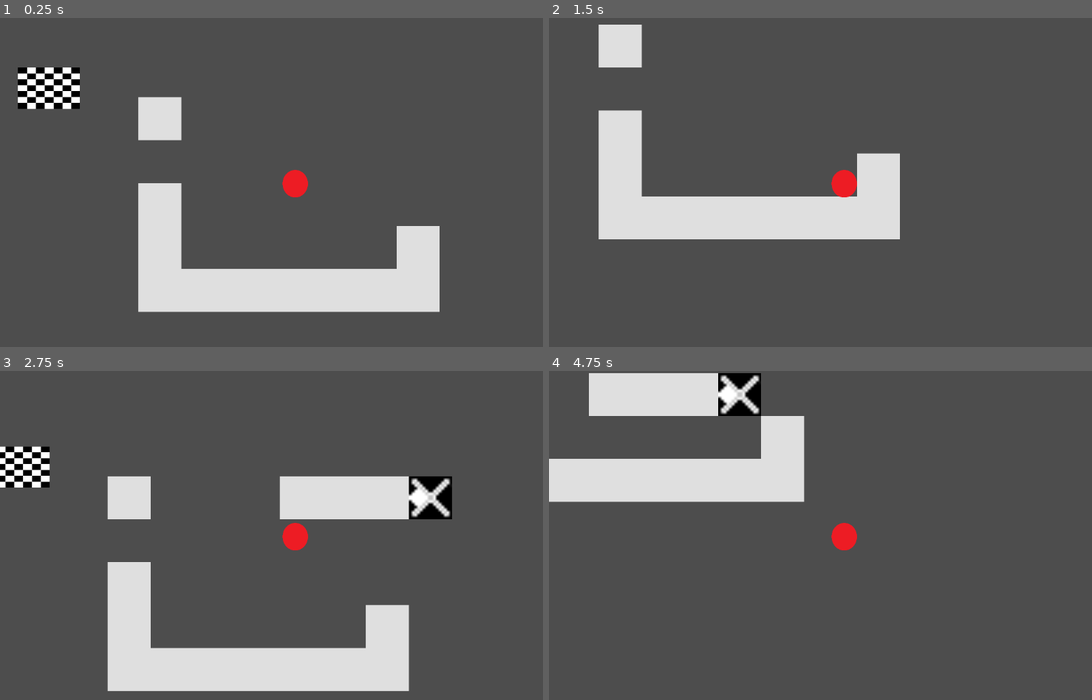
Above: before the commit, frames 1-4 (two rows, left to right).
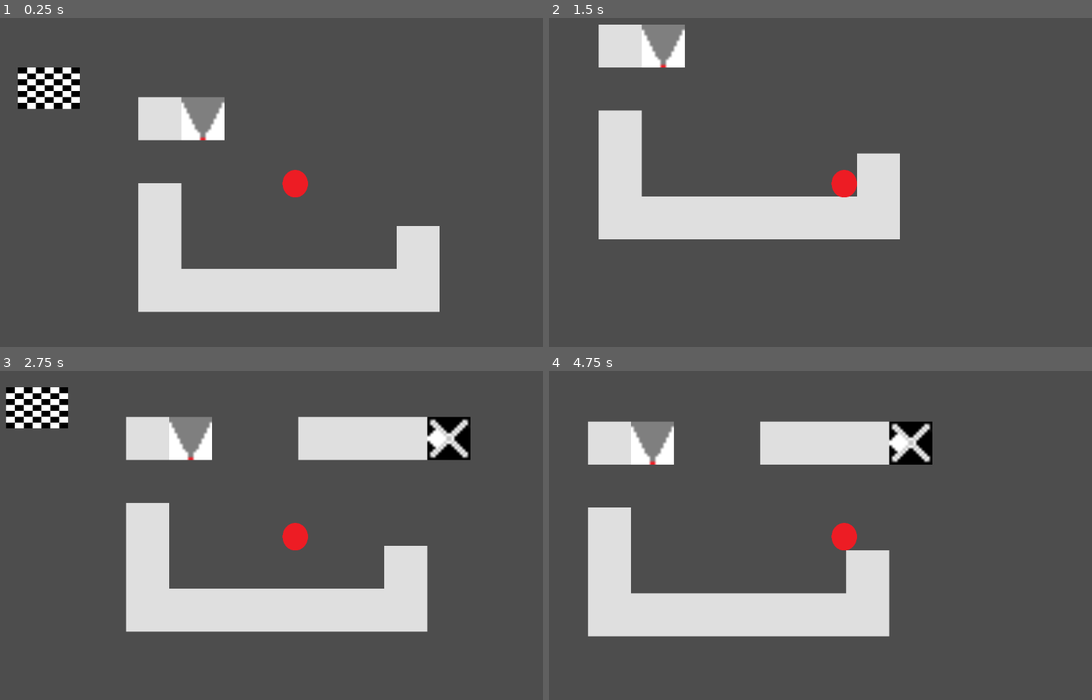
Above: after the commit, the same moments.

Repository: SomeFamousPerson/major-project
Game: Godot game, scene res://main.tscn
The game is run twice, just before and just after one commit, with the same random seed, the same clock (stepped at 60 frames per second) and the same inputs.
Inputs (mouse positions are in pixels of both pictures, inside the frame that each line leads up to):
- Up to frame 1 (0.25 s): no input
- Up to frame 2 (1.5 s): move the mouse to (972, 166) at 0.52 s; hold D (right) from 0.53 s (still down); click (972, 166) at 0.6 s; tap Space (jump) at 0.77 s; move the mouse to (880, 133) at 1.27 s; click (880, 133) at 1.35 s
- Up to frame 3 (2.75 s): tap Space (jump) at 1.52 s; move the mouse to (352, 463) at 2.02 s; release D (right) at 2.03 s; hold A (left) from 2.03 s (still down); click (352, 463) at 2.1 s
- Up to frame 4 (4.75 s): move the mouse to (815, 601) at 2.77 s; release A (left) at 2.78 s; hold D (right) 2.78-4.28 s; click (815, 601) at 2.85 s; tap Space (jump) at 3.02, 3.77, 4.52 s; move the mouse to (706, 571) at 3.52 s; click (706, 571) at 3.6 s; tap Escape (pause, bound only after the commit) at 4.15 s; move the mouse to (668, 486) at 4.27 s; hold A (left) from 4.28 s (still down); click (668, 486) at 4.35 s

The runs differ from the first frame. In frame 1, 1.1% of the frame differs, in the area x 33-42%, y 23-38%; in frame 2, 1.0%; in frame 3, 31%, in the area x 0-87%, y 4-98%; in frame 4, 26%.

Commit message:
i dont even know at this point

Diff:
--- /dev/null
+++ b/laser.tscn
@@ -0,0 +1,15 @@
+[gd_scene load_steps=3 format=3 uid="uid://dtahep54ny7h5"]
+
+[ext_resource type="Texture2D" uid="uid://cyg65hrx3vvew" path="res://assets/laser.png" id="1_w2wes"]
+
+[sub_resource type="RectangleShape2D" id="RectangleShape2D_k1moy"]
+size = Vector2(2, 16)
+
+[node name="laser" type="StaticBody2D"]
+
+[node name="Sprite2D" type="Sprite2D" parent="."]
+texture = ExtResource("1_w2wes")
+
+[node name="CollisionShape2D" type="CollisionShape2D" parent="."]
+scale = Vector2(1.3, 1)
+shape = SubResource("RectangleShape2D_k1moy")
--- /dev/null
+++ b/laser_shooter.gd
@@ -0,0 +1,9 @@
+extends StaticBody2D
+var world
+
+#func _ready():
+	#if Global.level == 0:
+		#world =  #"res://levels/level_1.tscn"
+#
+#func _physics_process(delta):
+	#$
--- /dev/null
+++ b/laser_shooter.tscn
@@ -0,0 +1,18 @@
+[gd_scene load_steps=4 format=3 uid="uid://bs04mm0fa6edf"]
+
+[ext_resource type="Script" path="res://laser_shooter.gd" id="1_gl4fh"]
+[ext_resource type="Texture2D" uid="uid://b42d1heepb57x" path="res://assets/laser_shooter.png" id="2_b6n7l"]
+
+[sub_resource type="RectangleShape2D" id="RectangleShape2D_t3jml"]
+size = Vector2(16, 16)
+
+[node name="laser_shooter" type="StaticBody2D"]
+scale = Vector2(5.25, 5.25)
+script = ExtResource("1_gl4fh")
+
+[node name="CollisionShape2D" type="CollisionShape2D" parent="."]
+shape = SubResource("RectangleShape2D_t3jml")
+
+[node name="Sprite2D" type="Sprite2D" parent="."]
+position = Vector2(-4.76837e-07, -4.76837e-07)
+texture = ExtResource("2_b6n7l")
--- a/levels/level_1.tscn
+++ b/levels/level_1.tscn
@@ -1,9 +1,10 @@
-[gd_scene load_steps=7 format=3 uid="uid://dooym0m6wmo5b"]
+[gd_scene load_steps=8 format=3 uid="uid://dooym0m6wmo5b"]
 
 [ext_resource type="Script" path="res://levels/world.gd" id="1_ffec1"]
 [ext_resource type="Texture2D" uid="uid://d3cdu6rhv6lcf" path="res://assets/marble.png" id="1_tqte0"]
 [ext_resource type="PackedScene" uid="uid://b6nvxutng2qx5" path="res://player.tscn" id="2_t3bdi"]
 [ext_resource type="PackedScene" uid="uid://yw1d3y0gt707" path="res://flag.tscn" id="5_5s5ny"]
+[ext_resource type="PackedScene" uid="uid://bs04mm0fa6edf" path="res://laser_shooter.tscn" id="5_ehrj0"]
 
 [sub_resource type="TileSetAtlasSource" id="TileSetAtlasSource_7ouhf"]
 texture = ExtResource("1_tqte0")
@@ -42,3 +43,6 @@
 
 [node name="Flag" parent="." instance=ExtResource("5_5s5ny")]
 position = Vector2(-174, -18)
+
+[node name="laser_shooter" parent="." instance=ExtResource("5_ehrj0")]
+position = Vector2(126, 42)
--- a/levels/level_2.tscn
+++ b/levels/level_2.tscn
@@ -1,9 +1,10 @@
-[gd_scene load_steps=7 format=3 uid="uid://brtly3mqvq2vt"]
+[gd_scene load_steps=8 format=3 uid="uid://brtly3mqvq2vt"]
 
 [ext_resource type="Texture2D" uid="uid://d3cdu6rhv6lcf" path="res://assets/marble.png" id="1_4d6j2"]
 [ext_resource type="Script" path="res://levels/world.gd" id="1_s18xh"]
 [ext_resource type="PackedScene" uid="uid://yw1d3y0gt707" path="res://flag.tscn" id="2_1q6wt"]
 [ext_resource type="PackedScene" uid="uid://b6nvxutng2qx5" path="res://player.tscn" id="3_egdub"]
+[ext_resource type="PackedScene" uid="uid://bs04mm0fa6edf" path="res://laser_shooter.tscn" id="5_8rv77"]
 
 [sub_resource type="TileSetAtlasSource" id="TileSetAtlasSource_7ouhf"]
 texture = ExtResource("1_4d6j2")
@@ -42,3 +43,6 @@
 
 [node name="Flag" parent="." instance=ExtResource("2_1q6wt")]
 position = Vector2(-174, -18)
+
+[node name="laser_shooter" parent="." instance=ExtResource("5_8rv77")]
+position = Vector2(557, 95)
--- a/levels/world.gd
+++ b/levels/world.gd
@@ -37,3 +37,8 @@
 			Global.swappers_remaining -= 1
 			#sets a block in the background so that the game knows something is there
 			tilemap.set_cell(0,cell,1,Vector2(8,10))
+	if Input.is_action_just_pressed("pause"):
+		get_tree().paused = true
+		#TODO: MAKE A WAY TO UNPAUISE
+		#ASK TOM MAYBE IDK
+		# OR JUST TRIUAL AND ERROR TF OUT OF IT
--- a/player.gd
+++ b/player.gd
@@ -1,7 +1,7 @@
 extends CharacterBody2D
 
 const SPEED = 300.0
-const JUMP_VELOCITY = -400.0
+const JUMP_VELOCITY = -300.0
 var gravity = 400
 var direction
 
--- a/project.godot
+++ b/project.godot
@@ -50,3 +50,8 @@
 "events": [Object(InputEventMouseButton,"resource_local_to_scene":false,"resource_name":"","device":-1,"window_id":0,"a …(258 unchanged characters)…
 ]
 }
+pause={
+"deadzone": 0.5,
+"events": [Object(InputEventKey,"resource_local_to_scene":false,"resource_name":"","device":-1,"window_id":0,"alt_pressed":false,"shift_pressed":false,"ctrl_pressed":false,"meta_pressed":false,"pressed":false,"keycode":0,"physical_keycode":4194305,"key_label":0,"unicode":0,"echo":false,"script":null)
+]
+}
Binary file added: assets/laser.png
Not shown, added: assets/laser.png.import
Binary file added: assets/laser_shooter.png
Not shown, added: assets/laser_shooter.png.import
